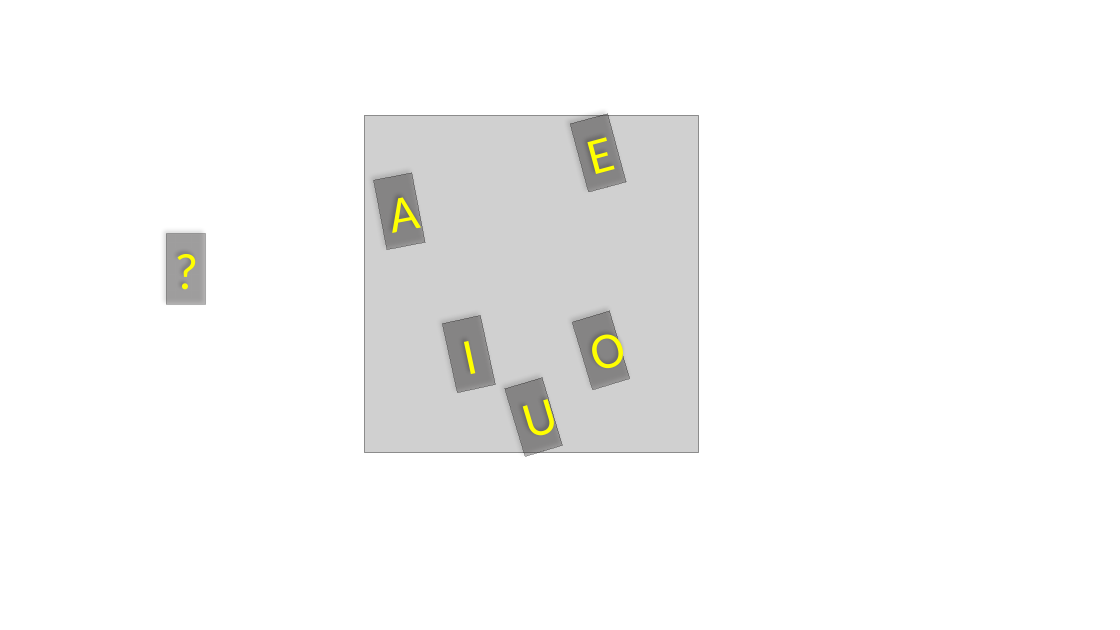
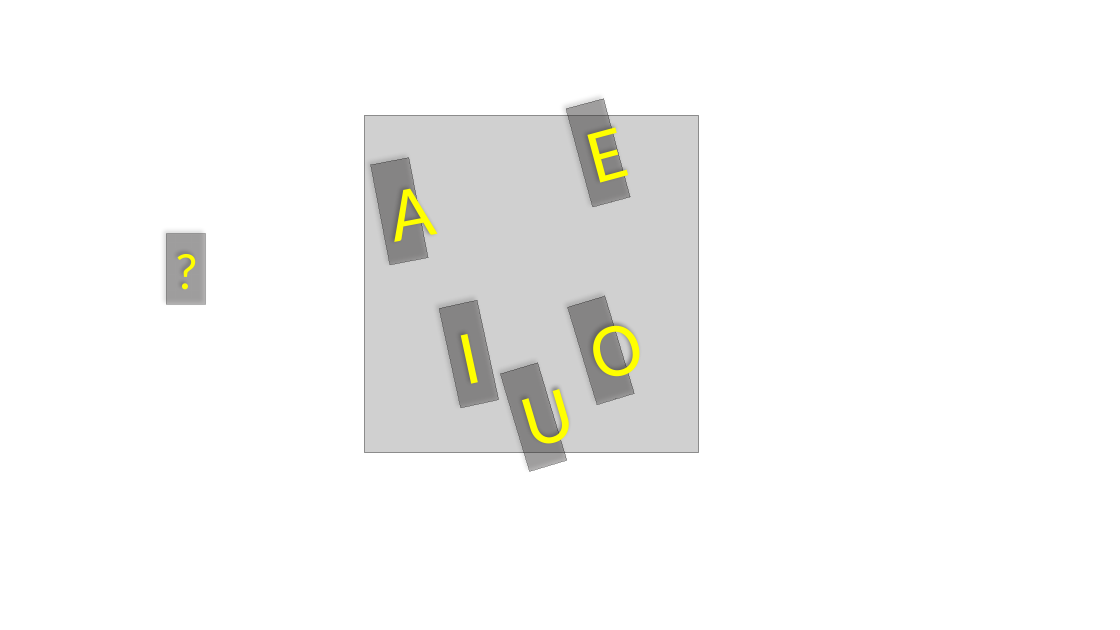
Before and after one commit to paulelong/Rivers, a slide deck: slide 8 of Art/SpellImageWork.pptx (slide 7 before the commit). Drawn at 1120x630 pixels with LibreOffice and Linux fonts; fonts in the diff are those of the drawing; grey boxes stand for pictures. Boxes give left, top, right and bottom in pixels: in the first picture for what was removed or moved away, otherwise in the second. Text is boxed around its words. In the diff, an @@ line names an element or a change of style, - is before the commit and + after.

```diff
--- a/Art/SpellImageWork.pptx
+++ b/Art/SpellImageWork.pptx
@@ rectangle "E": place and size @@
-rectangle "E" at (570, 114, 626, 192)
+rectangle "E" at (566, 98, 630, 207)
@@ rectangle "A": place and size @@
-rectangle "A" at (373, 173, 425, 249)
+rectangle "A" at (371, 158, 428, 265)
@@ size 44 to 66 pt in 5 elements at (371, 158, 428, 265), (566, 98, 630, 207), (500, 363, 567, 471), (439, 300, 499, 408), (568, 296, 634, 404) @@
@@ rectangle "O": place and size @@
-rectangle "O" at (572, 311, 629, 390)
+rectangle "O" at (568, 296, 634, 404)
@@ rectangle "I": place and size @@
-rectangle "I" at (442, 315, 495, 392)
+rectangle "I" at (439, 300, 499, 408)
@@ rectangle "U": place and size @@
-rectangle "U" at (505, 377, 562, 456)
+rectangle "U" at (500, 363, 567, 471)
```
Also in this commit, not shown: 4 other slides changed, 3 slides added, 2 slides removed, 5 other files.
